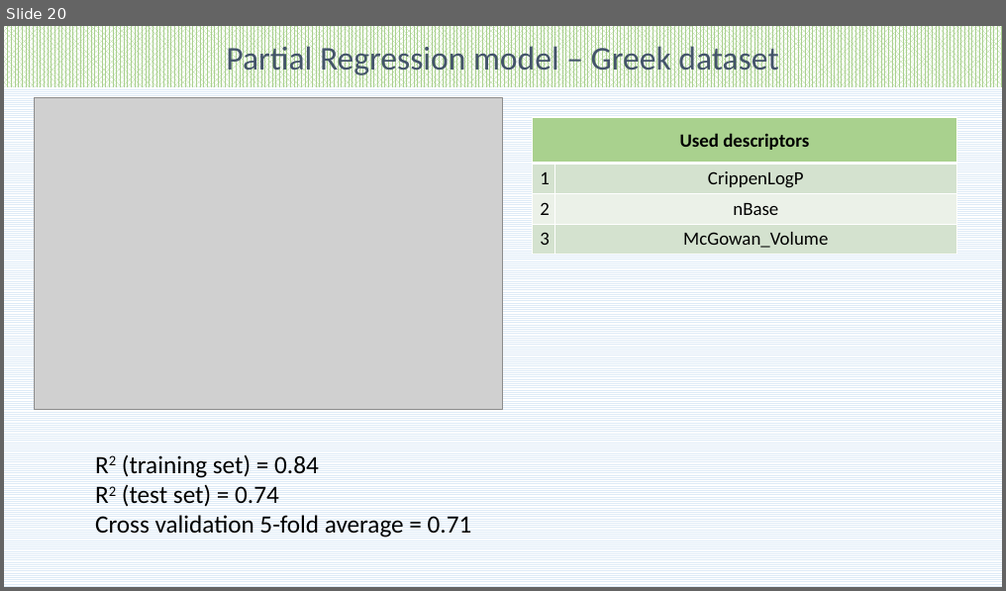
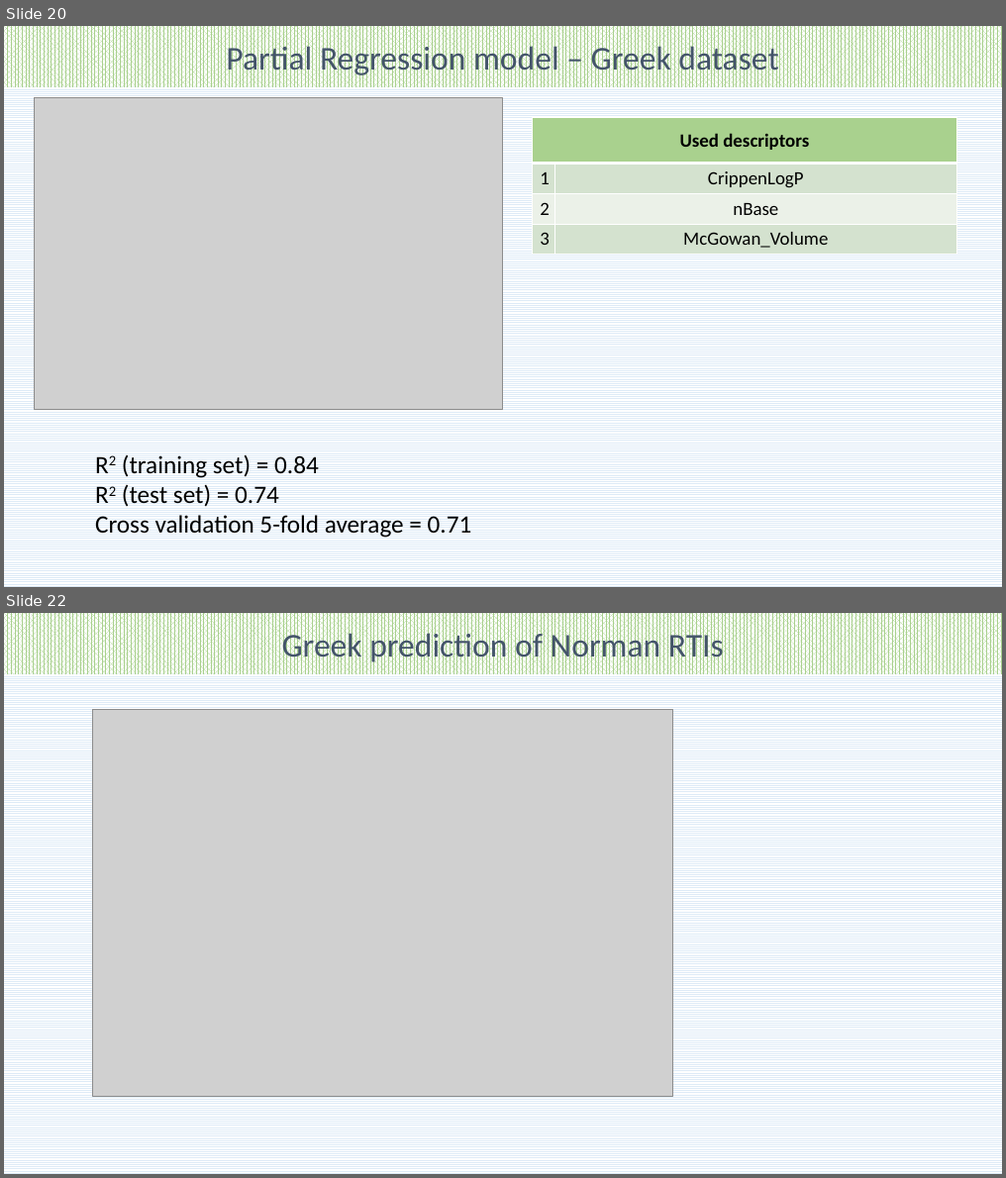
Before and after one commit to pockos56/RTI_prediction, a slide deck: Future presentation update.pptx. Shown one above the other, each under a label of ours: slide 20 before the commit, slides 20 and 22 after it; the slides between them are not shown. The pictures are 1006x591 and 1006x1178 pixels, drawn with LibreOffice and Linux fonts; fonts in the diff are those of the drawing; grey boxes stand for pictures. Boxes give left, top, right and bottom in pixels: in the first picture for what was removed or moved away, otherwise in the second. Text is boxed around its words. In the diff, an @@ line names an element or a change of style, - is before the commit and + after.

Commit message:
RTI prediction for Norman

```diff
--- a/Future presentation update.pptx
+++ b/Future presentation update.pptx
@@ slide 22 added at <box>4,613,1002,1174</box>, background pattern #DEEBF7 on #FFFFFF @@
@@ rectangle added at <box>4,613,1002,674</box>, fill pattern #A9D18E on #FFFFFF, 32 pt, text #44546A @@
+Greek prediction of Norman RTIs
@@ picture added at <box>92,710,672,1096</box> @@
```
Also in this commit, not shown: 1 other slide added, 3 other files.
